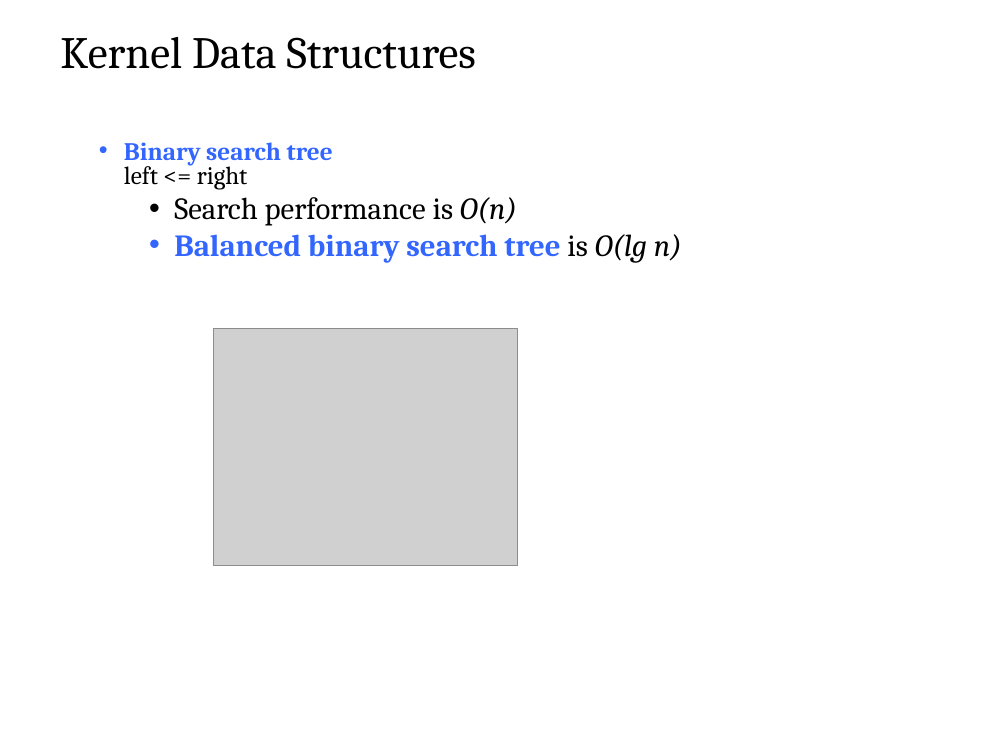
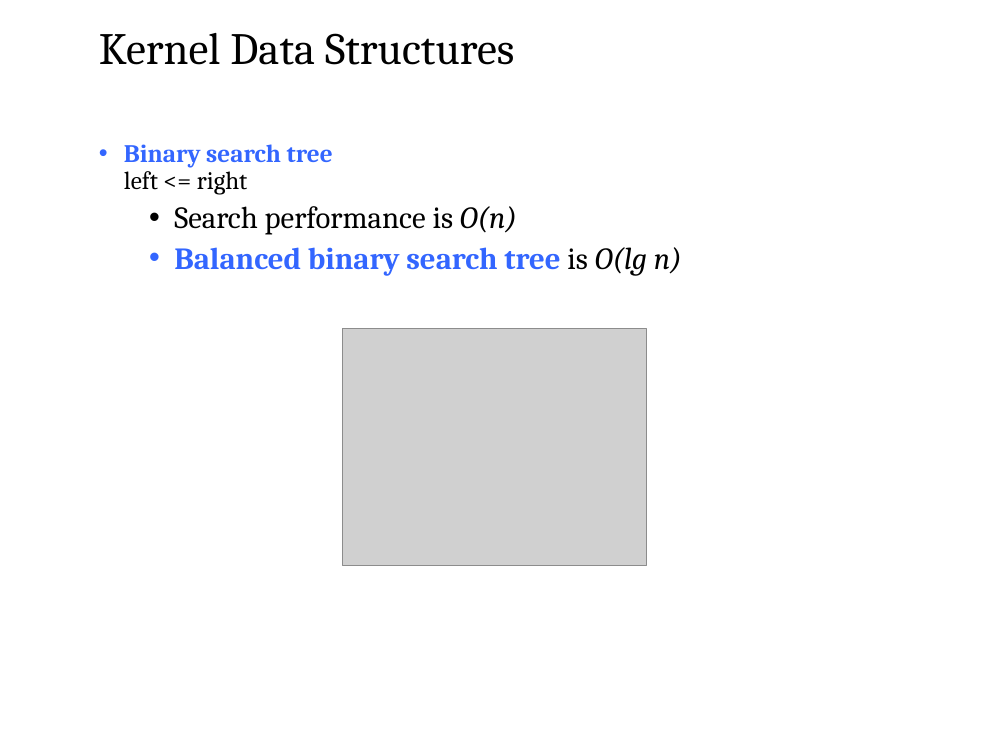
Before and after one commit to josiahkeaton/Training-Materials, a slide deck: slide 45 of Software Testing/Fundamentals of Computer & OS Concepts/ch1.ppt. Drawn at 1008x756 pixels with LibreOffice and Linux fonts; fonts in the diff are those of the drawing; grey boxes stand for pictures; background and template pictures are left out. Boxes give left, top, right and bottom in pixels: in the first picture for what was removed or moved away, otherwise in the second. Text is boxed around its words. In the diff, an @@ line names an element or a change of style, - is before the commit and + after.

```diff
--- a/Software Testing/Fundamentals of Computer & OS Concepts/ch1.ppt
+++ b/Software Testing/Fundamentals of Computer & OS Concepts/ch1.ppt
@@ title "Kernel Data Structures": place and size @@
-title "Kernel Data Structures" at [60, 37, 476, 69]
+title "Kernel Data Structures" at [99, 33, 514, 65]
@@ text "Binary search tree left <= ..." at [124, 144, 682, 276]: line spacing 0.8 to 0.9 @@
@@ picture: place and size @@
-picture at [214, 329, 517, 565]
+picture at [343, 329, 646, 565]
```
Also in this commit, not shown: 31 other slides changed, 24 other files.
